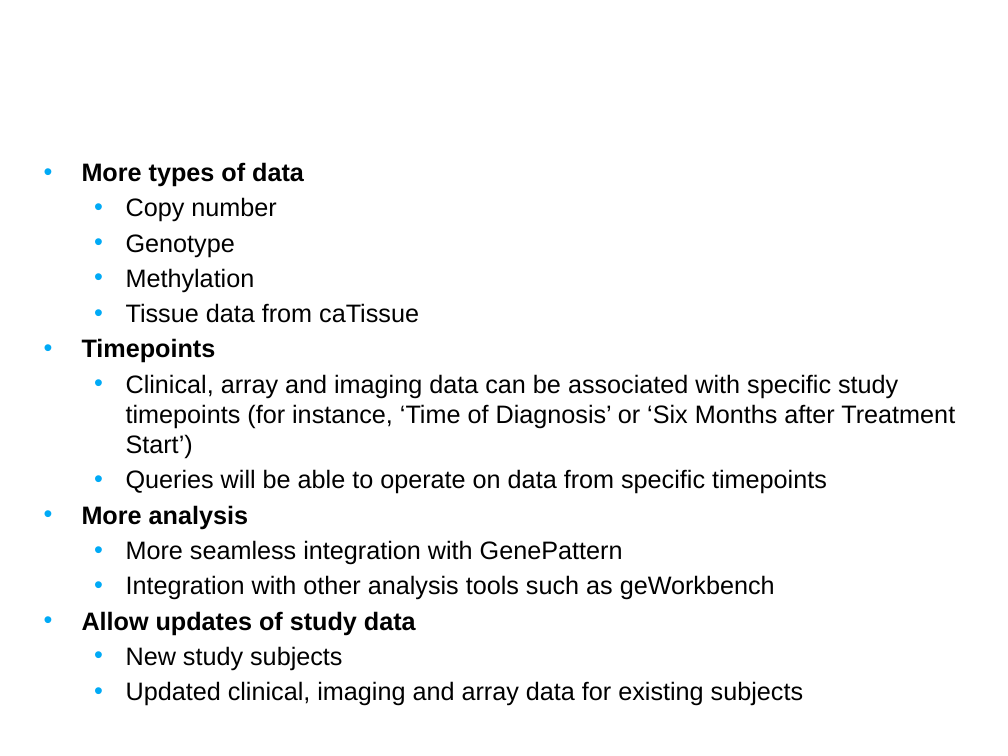
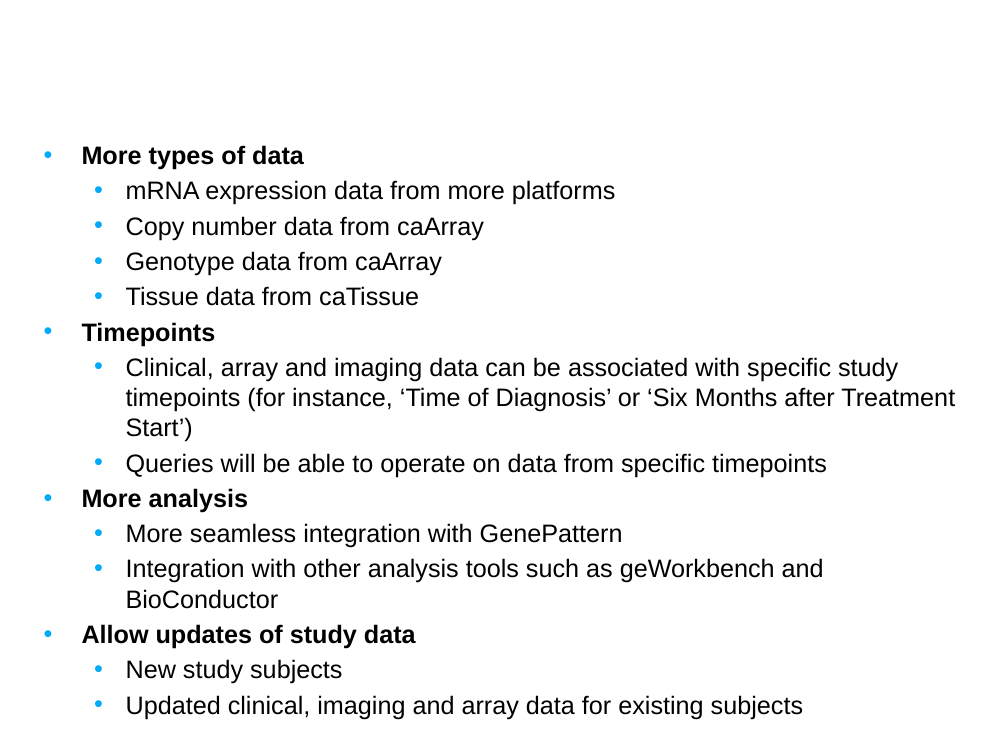
Before and after one commit to NCIP/caintegrator, a slide deck: slide 6 of docs/project_management/external_meetings/Pre Alpha Release Intro Slides.pptx (slide 7 before the commit). Drawn at 1008x756 pixels with LibreOffice and Linux fonts; fonts in the diff are those of the drawing; background and template pictures are left out. Boxes give left, top, right and bottom in pixels: in the first picture for what was removed or moved away, otherwise in the second. Text is boxed around its words. In the diff, an @@ line names an element or a change of style, - is before the commit and + after.

```diff
--- a/docs/project_management/external_meetings/Pre Alpha Release Intro Slides.pptx
+++ b/docs/project_management/external_meetings/Pre Alpha Release Intro Slides.pptx
@@ text "More types of data" moved from (x1=82, y1=162, x2=955, y2=706) to (x1=82, y1=145, x2=955, y2=719) @@
@@ text at (x1=126, y1=180, x2=616, y2=276): text changed @@
-  • Copy number
-  • Genotype
-  • Methylation
+  • mRNA expression data from more platforms
+  • Copy number data from caArray
+  • Genotype data from caArray
@@ text at (x1=126, y1=558, x2=824, y2=609): text changed @@
-  • Integration with other analysis tools such as geWorkbench
+  • Integration with other analysis tools such as geWorkbench and BioConductor
```
Also in this commit, not shown: 4 other slides changed, 2 slides removed, 1 other file.
